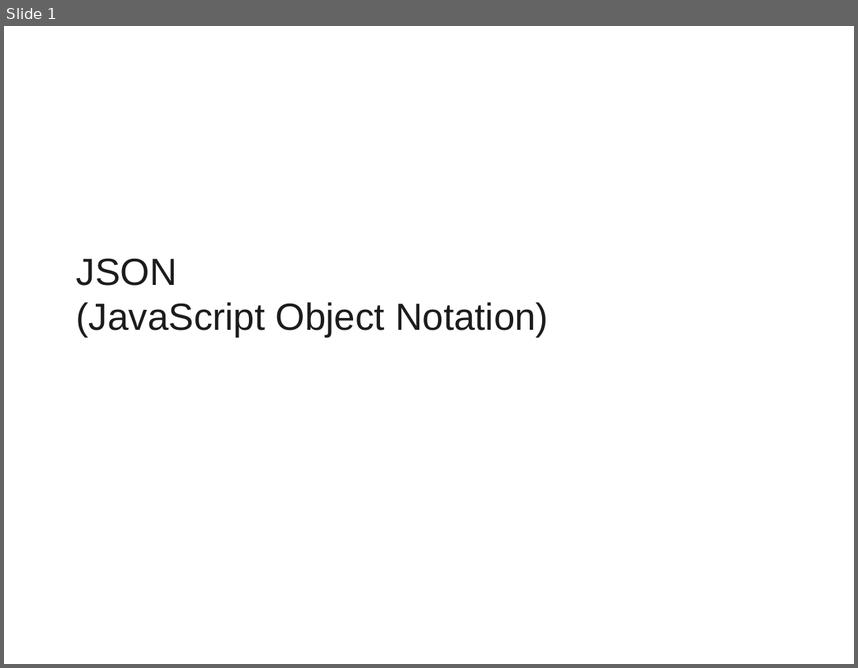
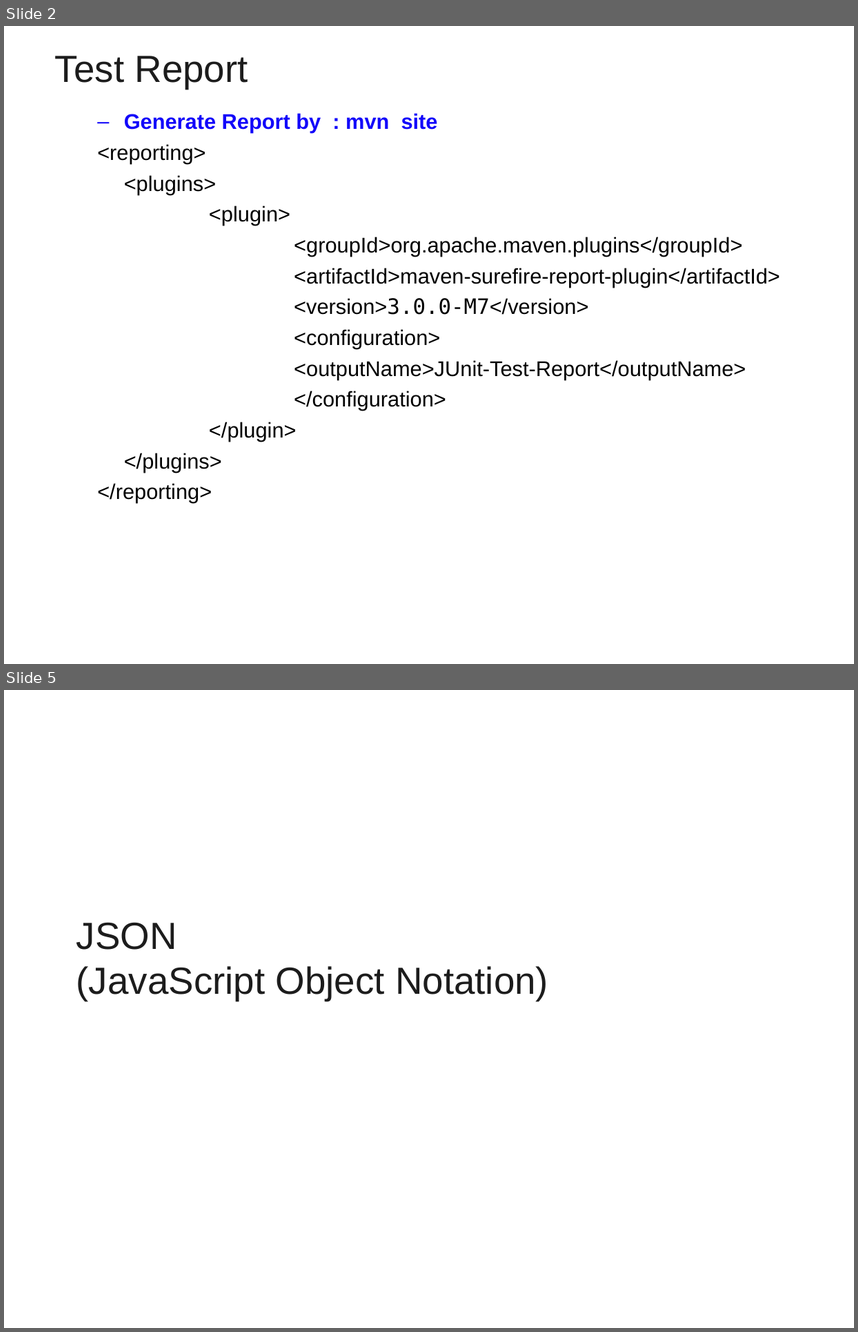
Before and after one commit to vatsank/freshers_sep_2022, a slide deck: Log4j.ppt. Shown one above the other, each under a label of ours: slide 1 before the commit, slides 2 and 5 after it; the slides between them are not shown. The pictures are 858x668 and 858x1332 pixels, drawn with LibreOffice and Linux fonts; fonts in the diff are those of the drawing; background and template pictures are left out. Boxes give left, top, right and bottom in pixels: in the first picture for what was removed or moved away, otherwise in the second. Text is boxed around its words. In the diff, an @@ line names an element or a change of style, - is before the commit and + after.

```diff
--- a/Log4j.ppt
+++ b/Log4j.ppt
@@ slide 2 added at bbox=[4, 26, 854, 664], background picture (left out) @@
@@ title added at bbox=[55, 56, 248, 89], 32 pt, text #1C1C1C @@
+Test Report
@@ text added at bbox=[97, 113, 780, 503], 18 pt, text #000000 @@
+  – Generate Report by : mvn site
+  <reporting>
+  <plugins>
+  <plugin>
+  <groupId>org.apache.maven.plugins</groupId>
+  <artifactId>maven-surefire-report-plugin</artifactId>
+  <version>3.0.0-M7</version>
+  <configuration>
+  <outputName>JUnit-Test-Report</outputName>
+  </configuration>
+  </plugin>
+  </plugins>
+  </reporting>
@@ what was slide 1 is now slide 5 @@
```
Also in this commit, not shown: 7 slides changed, 4 other slides added, 2 slides removed.
